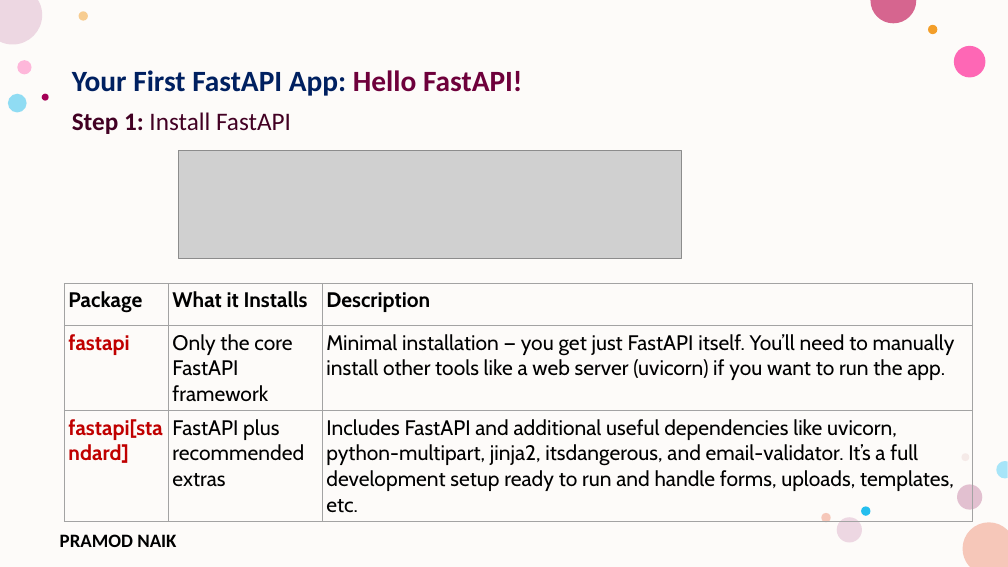
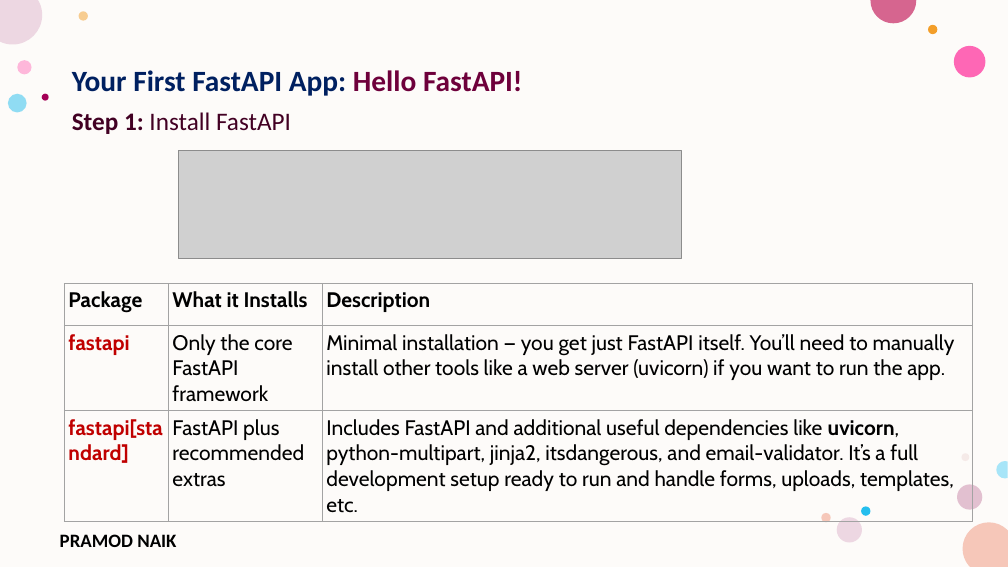
Before and after one commit to PRAMODNAIK-DEV/Backend-Dev-using-Python-FastAPI, a slide deck: slide 7 of FastAPI/Introduction to FastAPI.pptx. Drawn at 1008x567 pixels with LibreOffice and Linux fonts; fonts in the diff are those of the drawing; grey boxes stand for pictures; background and template pictures are left out. Boxes give left, top, right and bottom in pixels: in the first picture for what was removed or moved away, otherwise in the second. Text is boxed around its words. In the diff, an @@ line names an element or a change of style, - is before the commit and + after.

```diff
--- a/FastAPI/Introduction to FastAPI.pptx
+++ b/FastAPI/Introduction to FastAPI.pptx
@@ table at (64, 284, 974, 519) @@
@@ bold on in "uvicorn," @@
```
Also in this commit, not shown: 5 other slides changed, 27 slides added, 5 slides removed, 2 other files.
